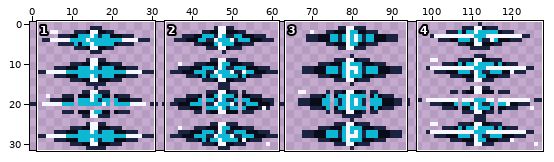
A pixel-art file gets an edit: game/assets/source/animation/weapon_absolute_zero_attack.aseprite. The picture above shows the old version from afar; the outline marks the close-up.
Close-up. Earlier state:
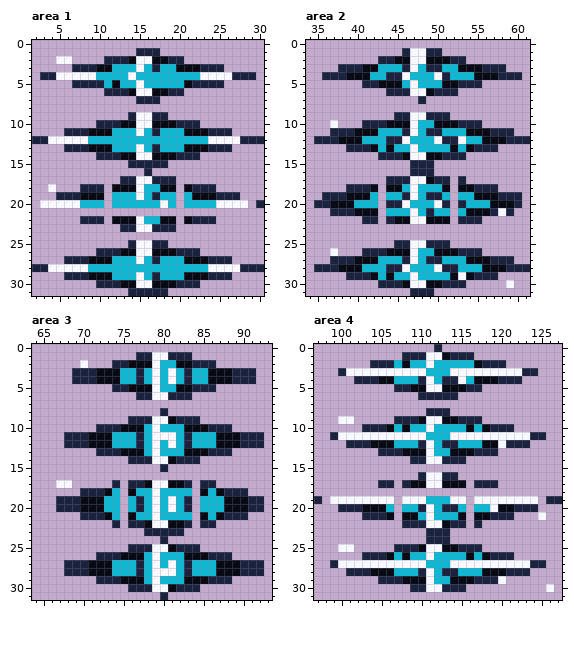
128x32 pixels, 1 frame. Shown: area 1: x 2..30, y 0..31; area 2: x 34..61, y 0..31; area 3: x 64..93, y 0..31; area 4: x 97..127, y 0..31.
The same view after the edit:
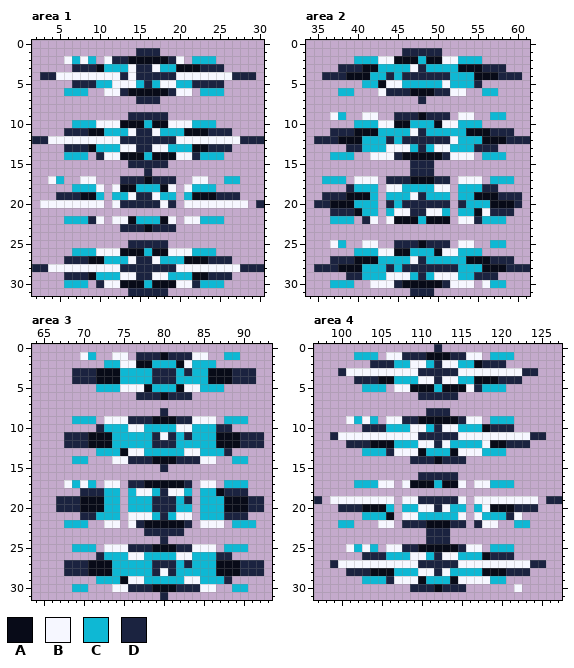
Palette (. is transparent): A #080b18  B #f6f7ff  C #0eb8d4  D #1b2340
Commit: fix(art): distinguish evolved weapon attack animations
Difference:
Changed rows in their new state; - is an unchanged pixel.
Area 1:
first column x 4:
 2 -.-CBC-B---AA---B-CCC---
 3 -------C--BDDB----------
 4 ------BBBD-DDDDDBBB-----
 5 ------C-BBBCD-BB-C------
 6 --CCC--BB--AA---BB-CCC--
 9 -----------DD-----------
10 ---CCCBBB--AC--BBBCCC---
11 -------C--BDDB----------
12 -----BBBBDDDDDDDBBBB----
13 ------CC-BBDDBB--C------
14 --CCC--BB--AC---BB-CCC--
17 BC--BB-----DA-----BB--CC
18 .--CCCB-B--C---B-BCCC---
19 ------C---BDDB----------
20 ----BBB-BDDDDD-D-BBBB---
22 --CCC-B-BB-C---B-BBCCC--
23 -----------DA-----------
25 -----------DD-----------
26 ---CCCBBB--AC--BBBCCC---
27 -------C--BDDB----------
28 -----BBBBDDDDDDDBBBB----
29 ------CC-BBDDBB--C------
30 --CCC--BB--AC---BB-CCC--
Area 2:
first column x 36:
 1 -----------DD-----------
 2 ----CCCBB--AC--BBCCC----
 3 ----------C-DCC---------
 4 ---------CDDDDD---------
 5 -----CC-BB-C---BCCC-----
 6 --CC---B---AA---BB--CC--
 9 -BC--BB----DA----BB--CC-
10 -.--CCCBB--C---BBCCC----
11 ----------C-DCC---------
12 ---------CDDDDD-BC------
13 -----CC-BBBCD-BBC-C-----
14 -CCC--BBB--AA---BBB-CCC-
17 CCC-BBB----AA----BBB-CCC
18 ----CCC-BB-C--BB-CCC----
19 ----------C-DCC---------
20 ---------CDDDDD---------
21 -----CC--BBDDBB---C-B-D-
22 -CCC--B-B--AC----BB-CCC-
25 -BC--BB----DA----BB--CC-
26 -.--CCCBB--C---BBCCC----
27 ----------C-DCC---------
28 ---------CDDDDD---------
29 -----CC-BBBCD-BBBCC-----
30 -CCC--BBB--AA---BBB-BCC.
Area 3:
first column x 67:
 1 ---BC--BB---DA---BB--CC--
 2 ---.--CCBB--C---BCCC-----
 3 ----------C-DDD----------
 4 ----------C-DDD-C--------
 5 -----CCCBBB-C---BBCCC----
 6 ------------DA-----------
 9 --CCC-BBB---AA---BBB-CCC-
10 ------CCCBB-C--BBCCC-----
11 ----------C-D-D----------
12 ----------C-DDD-C--------
13 -----CCC-BB-C---BBCCC----
14 --CC---BB---AA----BB--CC-
17 .-CBC-BB----AA----BB-CCC-
18 ------C--CBBCDBB--C------
19 ----------C-DDD----------
20 ----------C-DDD-C--------
21 -----CC--BBBCD-BB-C-C----
22 -CCC--BB-B--AA----BBB-CCC
25 --CCC-BBB---AA---BBB-CCC-
26 ------CCCBB-C--BBCCC-----
27 ----------C-DDD----------
28 ----------C-D-D-C--------
29 -----CCC-BB-C---BBCCC----
30 --CC---BB---AA----BB--CC-
Area 4:
first column x 102:
 1 CCC-BB---AA---BB-CCC
 2 ------CBBCDBB-------
 3 --------DDDDD-------
 4 --------B-DBBC------
 5 -CCC-BB--AC---B-CCC-
first column x 100:
 9 .-CBC-BB---AA---BB-CCC-----
10 ------C-CBBCDBB-C----------
11 ----------DDDDD------------
12 ----------B-DBC---B-A------
13 ---CCC-BBB-C---BBBCCC------
14 -----------DA--------------
16 -----------DD--------------
17 --CCCBB-B--AC--B-BBCCC-----
19 ----------DDDDD------------
20 ----------B-DBC---BA-------
21 ---CCC--BB-C---B-BCCC-B--.-
22 CC---BB----AA-----BB--CC---
25 .-CBC-BB---AA---BB-CCC-----
26 ------C-CBBCDBB-C----------
27 ----------DDDDD------------
28 ----------B-DBC------------
29 ---CCC-BBB-C---BBBBCC------
30 -----------DA---------B---.
